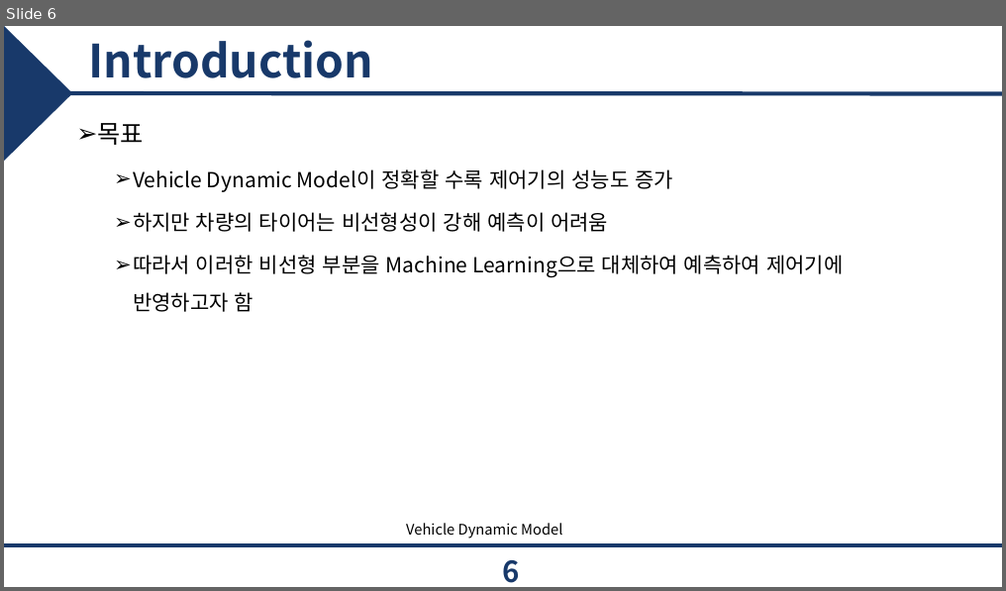
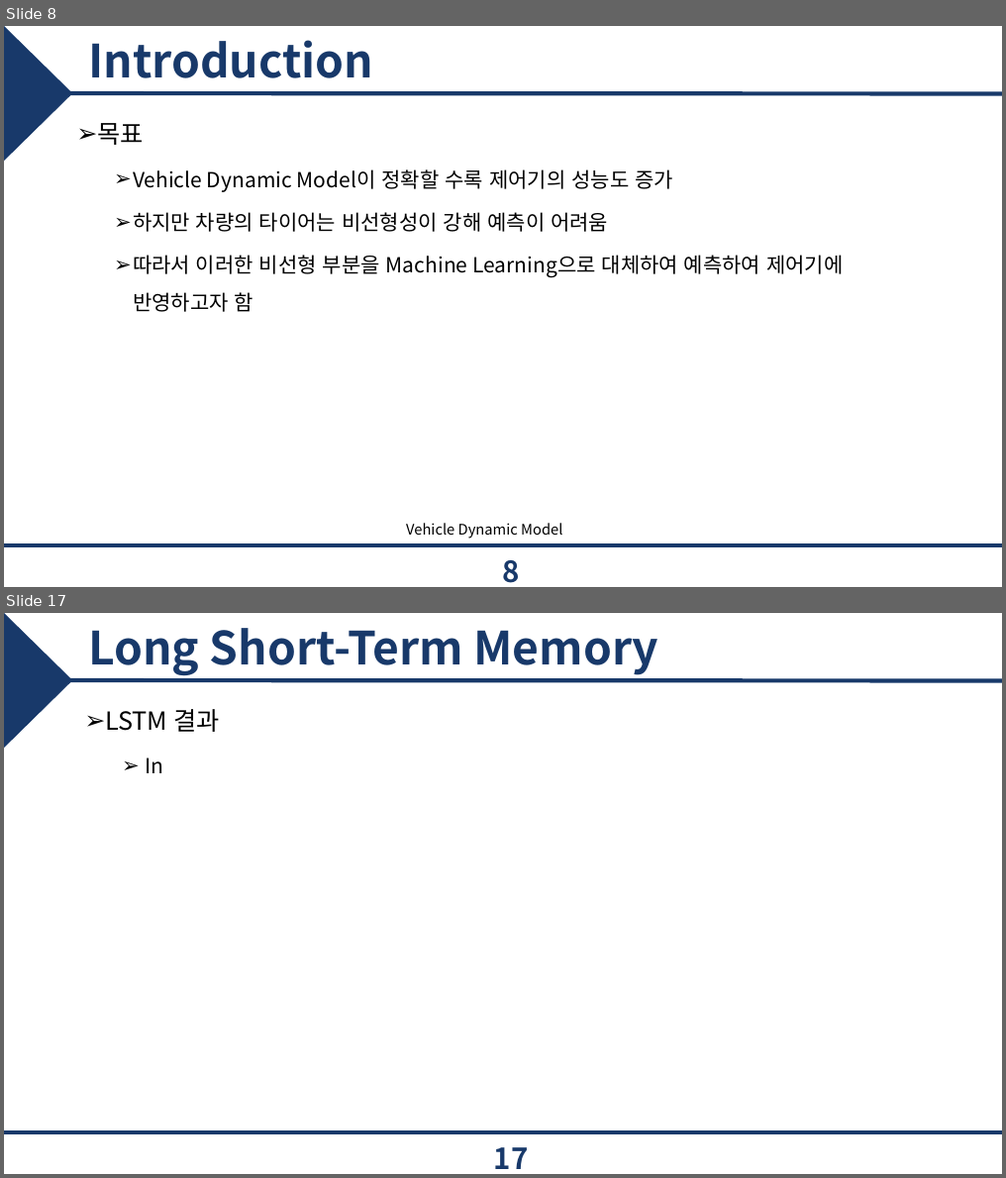
Before and after one commit to epoxx-arch/Torque_vectoringthesis, a slide deck: 졸업 논문/JCCI 발표.pptx. Shown one above the other, each under a label of ours: slide 6 before the commit, slides 8 and 17 after it; the slides between them are not shown. The pictures are 1006x591 and 1006x1178 pixels, drawn with LibreOffice and Linux fonts; fonts in the diff are those of the drawing; background and template pictures are left out. Boxes give left, top, right and bottom in pixels: in the first picture for what was removed or moved away, otherwise in the second. Text is boxed around its words. In the diff, an @@ line names an element or a change of style, - is before the commit and + after.

```diff
--- a/졸업 논문/JCCI 발표.pptx
+++ b/졸업 논문/JCCI 발표.pptx
@@ slide 17 added at [4,613,1002,1174], background #FFFFFF; not listed: 3 template elements that a slide beside it also shows @@
@@ title added at [88,628,658,676], 44 pt, text #18396A, bold @@
+Long Short-Term Memory
@@ text added at [105,709,219,773], 24 pt, text #000000 @@
+➢ LSTM 결과
+  ➢ In
@@ page number added at [494,1148,529,1169], 28 pt, text #18396A, bold @@
+17
@@ what was slide 6 is now slide 8 @@
@@ page number at [502,561,519,583]: text changed @@
-6
+8
```
Also in this commit, not shown: 4 slides changed, 12 other slides added, 1 slide removed, 8 other files.
